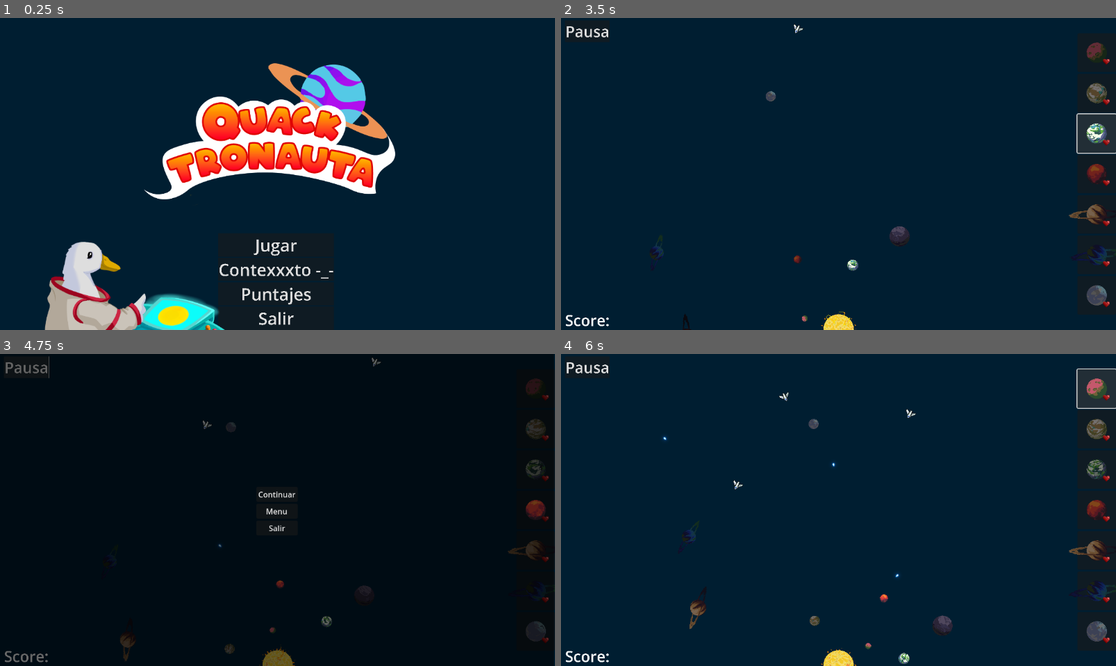
Above: before the commit, frames 1-4 (two rows, left to right).
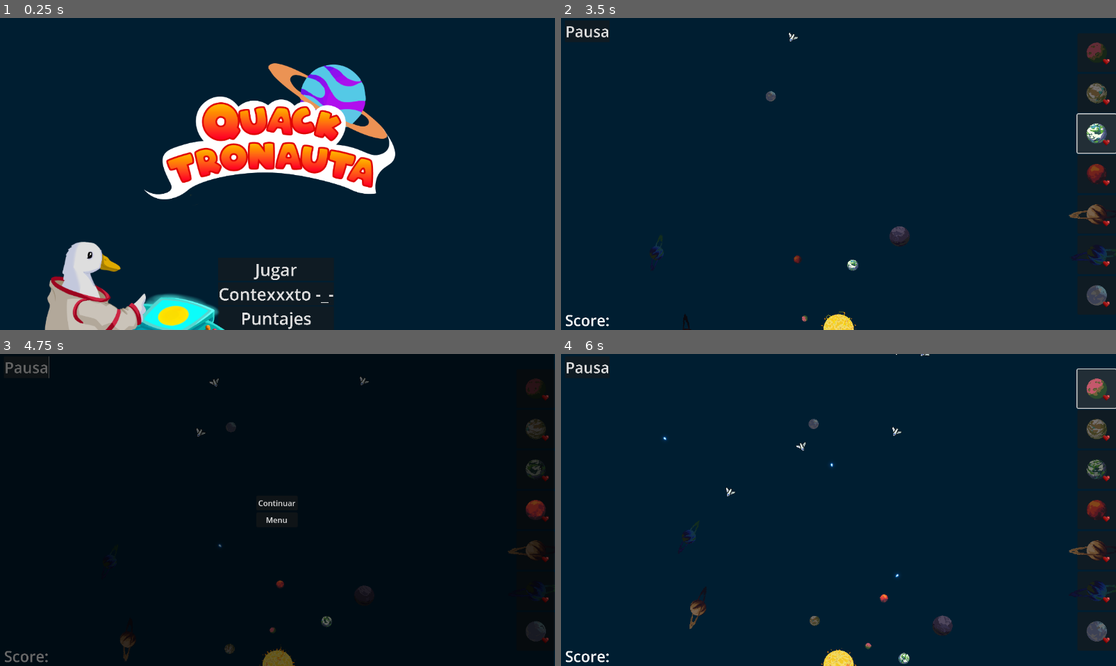
Above: after the commit, the same moments.

Repository: FabiusC/cuacktronauta
Game: Godot game, scene res://escenas/ui/menu_principal.tscn
Two runs of this game, one before a commit and one after it. Both use one fixed random seed, a clock stepped at 60 frames per second and the inputs below.
Inputs (mouse positions are in pixels of both pictures, inside the frame that each line leads up to):
- Up to frame 1 (0.25 s): no input
- Up to frame 2 (3.5 s): click "Jugar" at 0.5 s; click (1099, 52) at 1.25 s; click (1099, 92) at 2 s; click (1099, 133) at 2.75 s
- Up to frame 3 (4.75 s): click (538, 510) at 3.5 s; click "Pausa" at 4.25 s
- Up to frame 4 (6 s): click "Continuar" at 5 s; click (1099, 388) at 5.75 s

The runs differ from the first frame. In frame 1, 1.1% of the frame differs, in the area x 39-61%, y 70-100%; in frame 2, less than 0.1%; in frame 3, 0.4%; in frame 4, 0.2%.

Commit message:
V 1.2
Se quitaron los botones salir y se balanceo la curacion y generacion de naves

Diff:
--- a/escenas/Niveles/nivel_1.gd
+++ b/escenas/Niveles/nivel_1.gd
@@ -105,20 +105,21 @@
 
 func curar_planetas():
 	if not sistema_solar: return
-	for planeta in sistema_solar.get_children():
-		if is_instance_valid(planeta) and planeta.has_method("restaurar_salud"):
-			planeta.restaurar_salud()
+	if ronda_actual % 3 == 0:
+		for planeta in sistema_solar.get_children():
+			if is_instance_valid(planeta) and planeta.has_method("restaurar_salud"):
+				planeta.restaurar_salud()
 
 # SPAWN DE NAVES
 func _on_spawn_timer_timeout():
-	var factor_n: int = ronda_actual
+	var factor_n: int = ronda_actual + 1
 	var cantidad_lote_l: int = randi_range(0, factor_n)
 	if cantidad_lote_l > 0:
 		spawn_lote(cantidad_lote_l)
 
 func spawn_lote(cantidad: int):
 	for i in range(cantidad):
-		var delay = randf_range(0.0, 0.9)
+		var delay = randf_range(0.0, 0.5)
 		get_tree().create_timer(delay).timeout.connect(generar_nave)
 
 func generar_nave():
--- a/escenas/ui/menu_pausa.tscn
+++ b/escenas/ui/menu_pausa.tscn
@@ -27,6 +27,7 @@
 text = "Menu"
 
 [node name="SalirDelJuego" type="Button" parent="CenterContainer/VBoxContainer"]
+visible = false
 layout_mode = 2
 text = "Salir"
 
--- a/escenas/ui/menu_principal.tscn
+++ b/escenas/ui/menu_principal.tscn
@@ -70,6 +70,7 @@
 text = "Puntajes"
 
 [node name="Salir" type="Button" parent="ContenedorPrincipal/ContenedorBotones"]
+visible = false
 layout_mode = 2
 theme_override_font_sizes/font_size = 500
 text = "Salir"
--- a/escenas/ui/pantalla_perdiste.tscn
+++ b/escenas/ui/pantalla_perdiste.tscn
@@ -33,6 +33,7 @@
 text = "Reiniciar"
 
 [node name="Salir" type="Button" parent="VBoxContainer"]
+visible = false
 layout_mode = 2
 text = "Salir"
 
Not shown, changed: build/index.apple-touch-icon.png.import
Not shown, changed: build/index.icon.png.import
Not shown, changed: build/index.png.import
Not shown: 1 places in escenas/ui/menu_principal.tscn that only renumber resources
Not shown, changed: build/index.html
Not shown, changed: build/index.pck
Not shown, changed: build/index.zip
